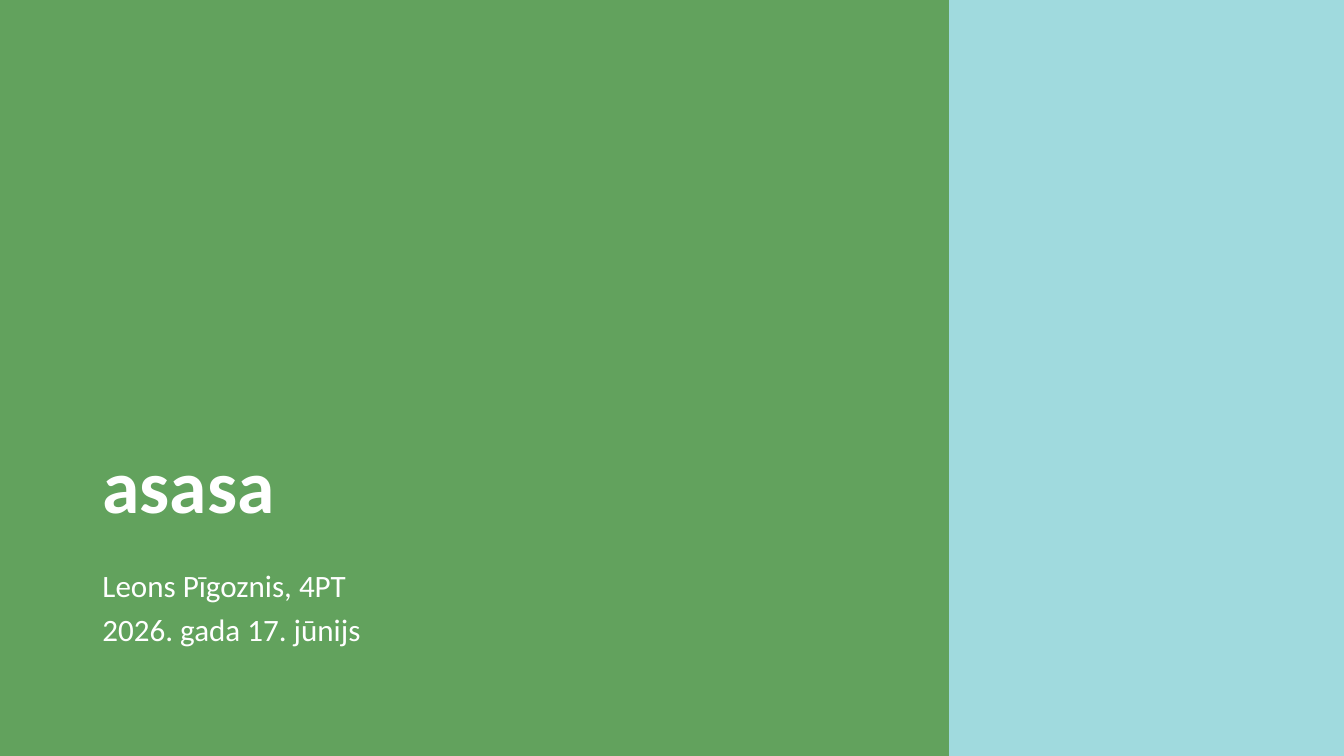
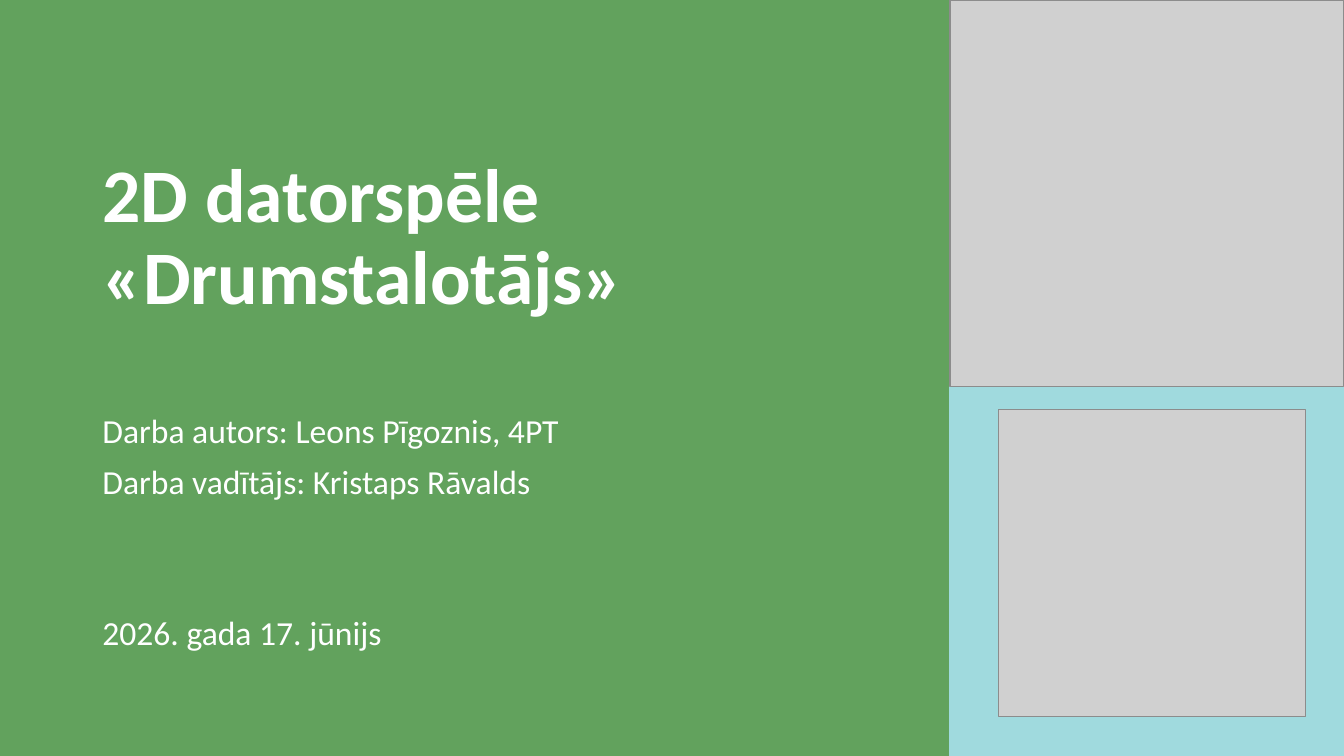
Before and after one commit to 1ivyatan/drumstalotajs, a slide deck: slide 1 of Documentation/Prezentācija.pptx. Drawn at 1344x756 pixels with LibreOffice and Linux fonts; fonts in the diff are those of the drawing; grey boxes stand for pictures. Boxes give left, top, right and bottom in pixels: in the first picture for what was removed or moved away, otherwise in the second. Text is boxed around its words. In the diff, an @@ line names an element or a change of style, - is before the commit and + after.

```diff
--- a/Documentation/Prezentācija.pptx
+++ b/Documentation/Prezentācija.pptx
@@ picture added at (950, 0, 1344, 386) @@
@@ title added at (102, 169, 623, 317), 54 pt, text #FFFFFF, bold @@
+2D datorspēle
+«Drumstalotājs»
@@ subtitle "Darba autors: Leons Pīgoznis, 4PT": place and size @@
-subtitle "Darba autors: Leons Pīgoznis, 4PT" at (102, 575, 361, 647)
+subtitle "Darba autors: Leons Pīgoznis, 4PT" at (102, 419, 559, 651)
@@ subtitle at (102, 419, 559, 500): text changed; size 22.2 to 24 pt @@
-Leons Pīgoznis, 4PT
+Darba autors: Leons Pīgoznis, 4PT
+Darba vadītājs: Kristaps Rāvalds
@@ picture added at (999, 410, 1307, 718) @@
@@ title removed at (102, 475, 274, 514) @@
-asasa
@@ subtitle at (102, 621, 381, 651): size 22.2 to 24 pt in "2026. gada 17. jūnijs"; line spacing 0.8 to 0.9 @@
```
Also in this commit, not shown: 1 slide added.
